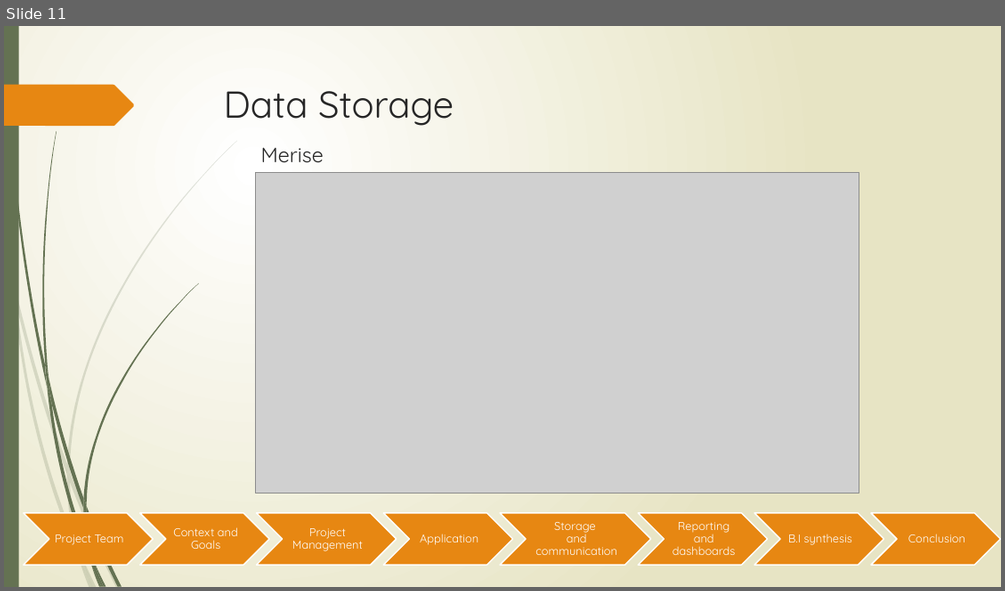
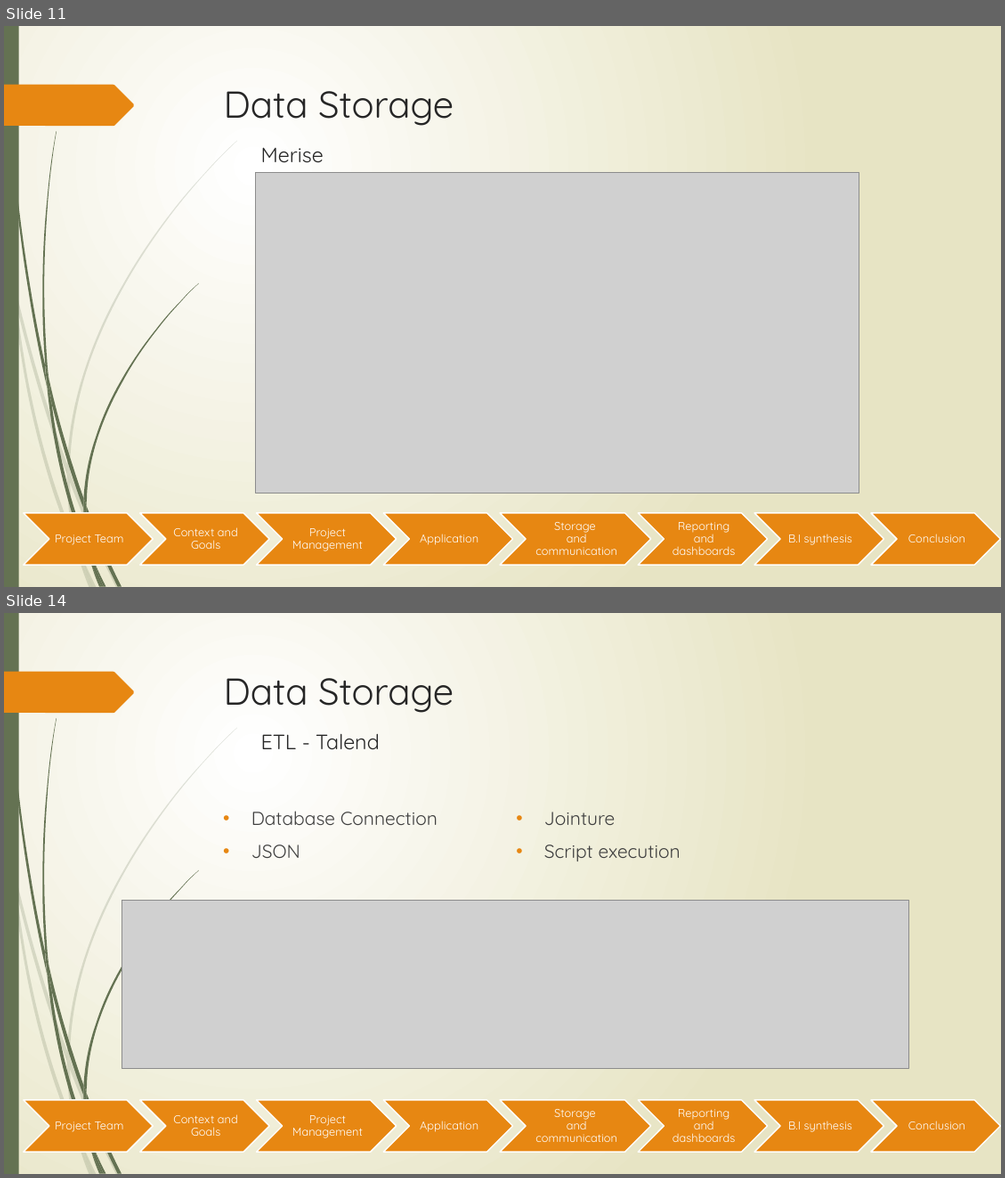
Before and after one commit to Gaetan90/ProjetBI, a slide deck: Projet BI.pptx. Shown one above the other, each under a label of ours: slide 11 before the commit, slides 11 and 14 after it; the slides between them are not shown. The pictures are 1005x591 and 1005x1178 pixels, drawn with LibreOffice and Linux fonts; fonts in the diff are those of the drawing; grey boxes stand for pictures. Boxes give left, top, right and bottom in pixels: in the first picture for what was removed or moved away, otherwise in the second. Text is boxed around its words. In the diff, an @@ line names an element or a change of style, - is before the commit and + after.

```diff
--- a/Projet BI.pptx
+++ b/Projet BI.pptx
@@ slide 14 added at <box>4,613,1001,1174</box>, background gradient #FFFFFF to #E8E6C4; not listed: 24 template elements that a slide beside it also shows @@
@@ title added at <box>224,678,453,750</box>, 36 pt, text #262626 @@
+Data Storage
+ETL - Talend
@@ text added at <box>251,811,437,858</box>, 18 pt, text #404040 @@
+• Database Connection
+• JSON
@@ text added at <box>544,811,680,861</box>, 18 pt, text #404040 @@
+• Jointure
+• Script execution
@@ picture added at <box>122,900,909,1068</box> @@
@@ group added at <box>24,1100,1000,1151</box>: 8 chevrons, 8 texts @@
+Project Team
+Context and Goals
+Project Management
+Application
+Storage
+and communication
+Reporting and dashboards
+B.I synthesis
+Conclusion
```
Also in this commit, not shown: 3 slides changed, 2 other slides added, 1 other file.
